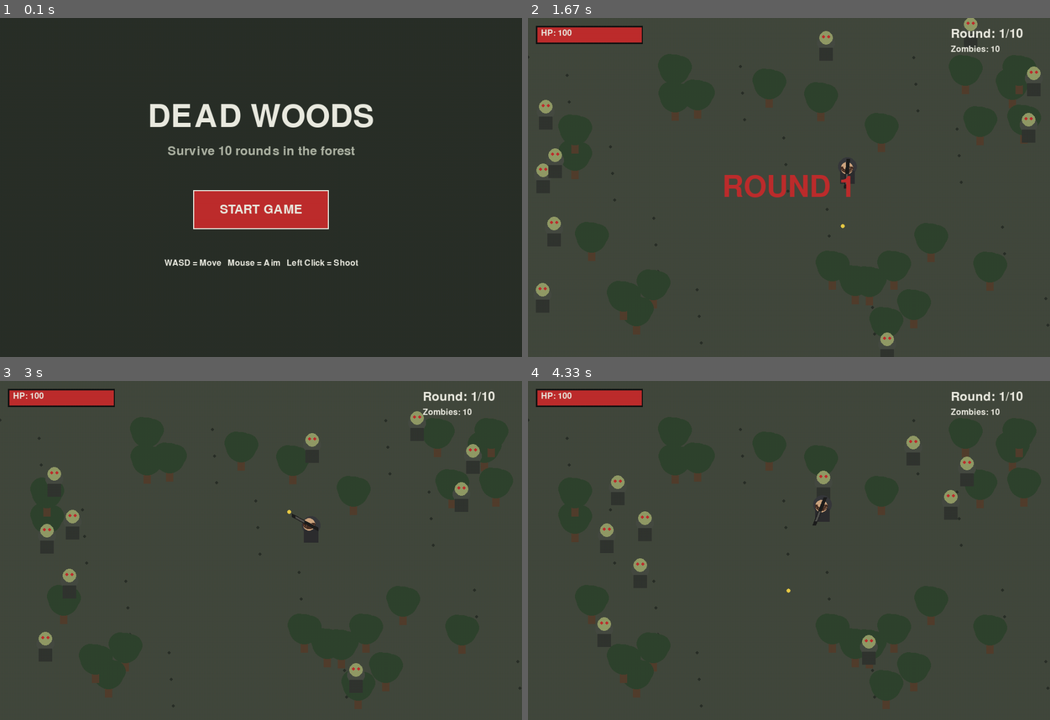
Above: before the commit, frames 1-4 (two rows, left to right).
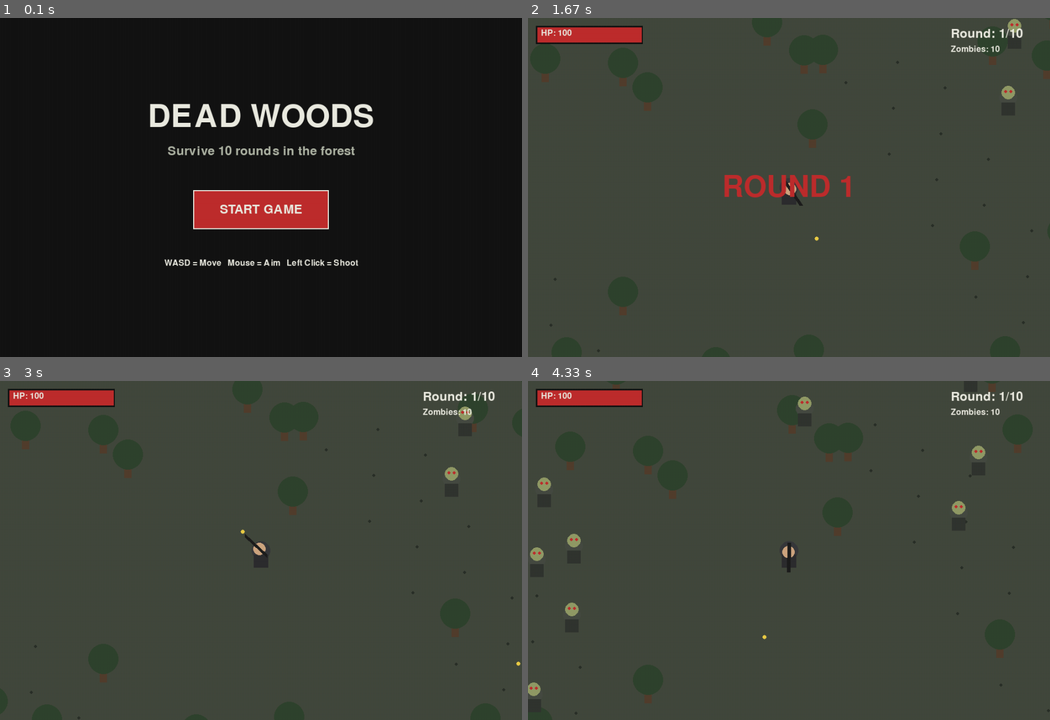
Above: after the commit, the same moments.

Repository: nhdoelpawiro/pygame-zombie-shooter
Game: pygame game, started from game.py
Same seed, same stepped clock (60 frames per second), same inputs: the game is played once before the commit and once after it.
Inputs (mouse positions are in pixels of both pictures, inside the frame that each line leads up to):
- Up to frame 1 (0.1 s): no input
- Up to frame 2 (1.67 s): click "START GAME" at 0.38 s; click (956, 177) at 0.72 s; hold D 1-1.47 s; click (789, 211) at 1.08 s; hold W from 1.5 s (still down); click (841, 262) at 1.58 s
- Up to frame 3 (3 s): release W at 1.8 s; hold D 1.83-2.3 s; click (99, 628) at 1.92 s; hold A 2.33-2.87 s; click (454, 669) at 2.42 s; hold S from 2.9 s (still down); click (125, 425) at 2.98 s
- Up to frame 4 (4.33 s): release S at 3.2 s; hold A 3.23-3.63 s; click (663, 482) at 3.32 s; hold W 3.67-4.03 s; click (762, 638) at 3.75 s; hold D from 4.07 s (still down); click (789, 591) at 4.15 s

The runs differ from the first frame. In frame 1, 95% of the frame differs, in the area x 0-100%, y 0-100%; in frame 2, 1.4%; in frame 3, 1.6%; in frame 4, 2.0%.

Commit message:
seperated map, changed game logic

Diff:
--- a/game.py
+++ b/game.py
@@ -2,17 +2,15 @@
 import random
 import math
 
+from map import make_forest, draw_forest
+
 pygame.init()
-W, H = 1000, 650
-screen = pygame.display.set_mode((W, H))
+
+WIDTH, HEIGHT = 1000, 650
+screen = pygame.display.set_mode((WIDTH, HEIGHT))
 pygame.display.set_caption("Dead Woods")
 clock = pygame.time.Clock()
 
-# Colors
-GREEN = (67, 72, 61)
-DARK = (42, 48, 41)
-TREE = (48, 68, 46)
-TRUNK = (82, 62, 45)
 WHITE = (235, 235, 225)
 RED = (190, 45, 45)
 BLACK = (20, 20, 20)
@@ -21,182 +19,296 @@
 font = pygame.font.Font(None, 36)
 big_font = pygame.font.Font(None, 90)
 small_font = pygame.font.Font(None, 24)
-
-player = pygame.Vector2(W // 2, H // 2)
+player = pygame.Vector2(0, 160)
+camera = pygame.Vector2(0, 160)
+
 speed = 4
 health = 100
 round_no = 1
+
 zombies = []
 bullets = []
 trees = []
+
 round_timer = 0
 shoot_timer = 0
+
 game_started = False
 game_over = False
 
 
-def make_forest():
-    trees.clear()
-    while len(trees) < 25:
-        x = random.randint(40, W - 40)
-        y = random.randint(90, H - 40)
-        if not (330 < x < 670 and 190 < y < 470):
-            trees.append((x, y))
-
-
 def new_zombie():
     side = random.choice(["top", "bottom", "left", "right"])
+
     if side == "top":
-        pos = (random.randint(0, W), -30)
+        x = player.x + random.randint(-700, 700)
+        y = player.y - 600
+
     elif side == "bottom":
-        pos = (random.randint(0, W), H + 30)
+        x = player.x + random.randint(-700, 700)
+        y = player.y + 600
+
     elif side == "left":
-        pos = (-30, random.randint(70, H))
+        x = player.x - 600
+        y = player.y + random.randint(-400, 400)
+
     else:
-        pos = (W + 30, random.randint(70, H))
-
-    return {"pos": pygame.Vector2(pos),
-            "speed": random.uniform(.7, 1.2),
-            "hp": 2}
+        x = player.x + 600
+        y = player.y + random.randint(-400, 400)
+
+    return {
+        "pos": pygame.Vector2(x, y),
+        "speed": random.uniform(0.7, 1.2),
+        "hp": 2
+    }
 
 
 def start_round():
     global round_timer
+
     zombies.clear()
+
     amount = 10 + (round_no - 1) * 15
+
     for _ in range(amount):
         zombies.append(new_zombie())
+
     round_timer = 90
 
 
-def draw_forest():
-    screen.fill(GREEN)
-
-    for i in range(35):
-        x = (i * 83) % W
-        y = 75 + (i * 137) % (H - 85)
-        pygame.draw.circle(screen, DARK, (x, y), 3)
-
-    for x, y in trees:
-        pygame.draw.rect(screen, TRUNK, (x - 7, y + 10, 14, 35))
-        pygame.draw.circle(screen, TREE, (x, y), 29)
-        pygame.draw.circle(screen, TREE, (x - 10, y - 8), 22)
-        pygame.draw.circle(screen, TREE, (x + 12, y - 5), 21)
+def update_zombies():
+    global health
+
+    for zombie in zombies:
+        direction = player - zombie["pos"]
+
+        if direction.length() > 0:
+            direction.normalize_ip()
+            zombie["pos"] += direction * zombie["speed"]
+
+        # Zombie attacks player
+        if zombie["pos"].distance_to(player) < 28:
+            health -= 1
+            zombie["pos"] -= direction * 8
+
+
+def draw_zombies():
+    for zombie in zombies:
+        pos = zombie["pos"] - camera
+        pos += pygame.Vector2(WIDTH // 2, HEIGHT // 2)
+
+        # don't draw zombies outside of screen
+        if (
+            pos.x < -100
+            or pos.x > WIDTH + 100
+            or pos.y < -100
+            or pos.y > HEIGHT + 100
+        ):
+            continue
+
+        ## drawing the zombie
+        pygame.draw.circle(
+            screen,
+            (70, 75, 67),
+            pos,
+            17
+        )
+        pygame.draw.rect(
+            screen,
+            (50, 53, 49),
+            (pos.x - 13, pos.y + 9, 26, 25)
+        )
+        pygame.draw.circle(
+            screen,
+            (145, 155, 103),
+            (int(pos.x), int(pos.y - 10)),
+            13
+        )
+        pygame.draw.circle(
+            screen,
+            RED,
+            (int(pos.x - 5), int(pos.y - 12)),
+            3
+        )
+        pygame.draw.circle(
+            screen,
+            RED,
+            (int(pos.x + 5), int(pos.y - 12)),
+            3
+        )
+
+def update_player():
+    global player
+
+    keys = pygame.key.get_pressed()
+    movement = pygame.Vector2()
+
+    ## player movement
+    if keys[pygame.K_w]:
+        movement.y -= 1
+    if keys[pygame.K_s]:
+        movement.y += 1
+    if keys[pygame.K_a]:
+        movement.x -= 1
+    if keys[pygame.K_d]:
+        movement.x += 1
+    if movement.length() > 0:
+        movement.normalize_ip()
+        player += movement * speed
+
+    # Keep player inside map
+    player.x = max(-1000, min(1000, player.x))
+    player.y = max(-800, min(800, player.y))
+
+    camera.update(player)
 
 
 def draw_player():
     mouse = pygame.Vector2(pygame.mouse.get_pos())
-    direction = mouse - player
+    center = pygame.Vector2(WIDTH // 2, HEIGHT // 2)
+
+    direction = mouse - center
+
     if direction.length() == 0:
         direction = pygame.Vector2(1, 0)
+
     direction.normalize_ip()
 
-    pygame.draw.circle(screen, (55, 57, 60), player, 18)
-    pygame.draw.rect(screen, (45, 45, 48),
-                     (player.x - 14, player.y + 8, 28, 25))
-
-    head = player + direction * 4
-    pygame.draw.circle(screen, (206, 166, 128), head, 12)
-    pygame.draw.arc(screen, (70, 45, 35),
-                    (head.x - 12, head.y - 13, 24, 22),
-                    math.pi, math.pi * 2, 5)
-
-    # Simple M4
-    pygame.draw.line(screen, (30, 30, 30),
-                     player - direction * 15,
-                     player + direction * 42, 7)
-    pygame.draw.line(screen, (80, 80, 78),
-                     player + direction * 15,
-                     player + direction * 34, 4)
-
-
-def draw_zombies():
-    for z in zombies:
-        p = z["pos"]
-        pygame.draw.circle(screen, (70, 75, 67), p, 17)
-        pygame.draw.rect(screen, (50, 53, 49),
-                         (p.x - 13, p.y + 9, 26, 25))
-        pygame.draw.circle(screen, (145, 155, 103),
-                           (int(p.x), int(p.y - 10)), 13)
-        pygame.draw.circle(screen, RED, (int(p.x - 5), int(p.y - 12)), 3)
-        pygame.draw.circle(screen, RED, (int(p.x + 5), int(p.y - 12)), 3)
-
+    pygame.draw.circle(
+        screen,
+        (55, 57, 60),
+        center,
+        18
+    )
+    pygame.draw.rect(
+        screen,
+        (45, 45, 48),
+        (
+            center.x - 14,
+            center.y + 8,
+            28,
+            25
+        )
+    )
+
+    head = center + direction * 4
+
+    pygame.draw.circle(
+        screen,
+        (206, 166, 128),
+        head,
+        12
+    )
+
+    pygame.draw.line(
+        screen,
+        (30, 30, 30),
+        center - direction * 15,
+        center + direction * 42,
+        7
+    )
 
 def shoot():
-    direction = pygame.Vector2(pygame.mouse.get_pos()) - player
+    center = pygame.Vector2(WIDTH // 2, HEIGHT // 2)
+
+    direction = pygame.Vector2(
+        pygame.mouse.get_pos()
+    ) - center
+
     if direction.length() == 0:
         return
+
     direction.normalize_ip()
+
     bullets.append({
         "pos": player + direction * 35,
         "vel": direction * 12
     })
 
 
-def update_player():
-    move = pygame.Vector2(0, 0)
-    keys = pygame.key.get_pressed()
-
-    if keys[pygame.K_w]:
-        move.y -= 1
-    if keys[pygame.K_s]:
-        move.y += 1
-    if keys[pygame.K_a]:
-        move.x -= 1
-    if keys[pygame.K_d]:
-        move.x += 1
-
-    if move.length() > 0:
-        move.normalize_ip()
-        player.x += move.x * speed
-        player.y += move.y * speed
-
-    player.x = max(25, min(W - 25, player.x))
-    player.y = max(75, min(H - 25, player.y))
-
-
 def update_bullets():
-    for b in bullets[:]:
-        b["pos"] += b["vel"]
-
-        if not screen.get_rect().collidepoint(b["pos"]):
-            bullets.remove(b)
+    for bullet in bullets[:]:
+        bullet["pos"] += bullet["vel"]
+
+        # remove bullets that go too far
+        if bullet["pos"].distance_to(player) > 1200:
+            bullets.remove(bullet)
             continue
 
-        for z in zombies[:]:
-            if b["pos"].distance_to(z["pos"]) < 20:
-                z["hp"] -= 1
-                bullets.remove(b)
-
-                if z["hp"] <= 0:
-                    zombies.remove(z)
+        # zombie collision check
+        for zombie in zombies[:]:
+            if bullet["pos"].distance_to(zombie["pos"]) < 20:
+                zombie["hp"] -= 1
+
+                bullets.remove(bullet)
+
+                if zombie["hp"] <= 0:
+                    zombies.remove(zombie)
+
                 break
 
 
-def update_zombies():
-    global health
-
-    for z in zombies:
-        direction = player - z["pos"]
-
-        if direction.length() > 0:
-            direction.normalize_ip()
-            z["pos"] += direction * z["speed"]
-
-        if z["pos"].distance_to(player) < 28:
-            health -= 1
-            z["pos"] -= direction * 8
-
+def draw_bullets():
+    for bullet in bullets:
+        pos = bullet["pos"] - camera
+        pos += pygame.Vector2(WIDTH // 2, HEIGHT // 2)
+
+        if (
+            -10 < pos.x < WIDTH + 10
+            and -10 < pos.y < HEIGHT + 10
+        ):
+            pygame.draw.circle(
+                screen,
+                YELLOW,
+                (int(pos.x), int(pos.y)),
+                4
+            )
 
 def draw_game_ui():
-    pygame.draw.rect(screen, BLACK, (15, 15, 205, 35))
-    pygame.draw.rect(screen, RED, (18, 18, max(0, health) * 2, 29))
-    screen.blit(small_font.render(f"HP: {health}", True, WHITE), (25, 21))
-
-    screen.blit(font.render(f"Round: {round_no}/10", True, WHITE),
-                (W - 190, 18))
-    screen.blit(small_font.render(f"Zombies: {len(zombies)}", True, WHITE),
-                (W - 190, 52))
+
+    # health bar
+    pygame.draw.rect(
+        screen,
+        BLACK,
+        (15, 15, 205, 35)
+    )
+    pygame.draw.rect(
+        screen,
+        RED,
+        (
+            18,
+            18,
+            max(0, health) * 2,
+            29
+        )
+    )
+
+    screen.blit(
+        small_font.render(
+            f"HP: {health}",
+            True,
+            WHITE
+        ),
+        (25, 21)
+    )
+
+    screen.blit(
+        font.render(
+            f"Round: {round_no}/10",
+            True,
+            WHITE
+        ),
+        (WIDTH - 190, 18)
+    )
+
+    screen.blit(
+        small_font.render(
+            f"Zombies: {len(zombies)}",
+            True,
+            WHITE
+        ),
+        (WIDTH - 190, 52)
+    )
 
 
 def draw_round():
@@ -205,61 +317,169 @@
 
     progress = 1 - round_timer / 90
     size = int(55 + progress * 35)
-    f = pygame.font.Font(None, size)
-    text = f.render(f"ROUND {round_no}", True, RED)
-    screen.blit(text, text.get_rect(center=(W // 2, H // 2)))
-
+
+    round_font = pygame.font.Font(None, size)
+
+    text = round_font.render(
+        f"ROUND {round_no}",
+        True,
+        RED
+    )
+
+    screen.blit(
+        text,
+        text.get_rect(
+            center=(WIDTH // 2, HEIGHT // 2)
+        )
+    )
 
 def menu():
-    screen.fill(DARK)
-
-    title = big_font.render("DEAD WOODS", True, WHITE)
-    screen.blit(title, title.get_rect(center=(W // 2, 190)))
-
-    sub = font.render("Survive 10 rounds in the forest",
-                      True, (175, 180, 165))
-    screen.blit(sub, sub.get_rect(center=(W // 2, 255)))
-
-    button = pygame.Rect(W // 2 - 130, 330, 260, 75)
-    pygame.draw.rect(screen, RED, button)
-    pygame.draw.rect(screen, WHITE, button, 2)
-
-    text = font.render("START GAME", True, WHITE)
-    screen.blit(text, text.get_rect(center=button.center))
+    screen.fill(BLACK)
+
+    title = big_font.render(
+        "DEAD WOODS",
+        True,
+        WHITE
+    )
+
+    screen.blit(
+        title,
+        title.get_rect(
+            center=(WIDTH // 2, 190)
+        )
+    )
+
+    subtitle = font.render(
+        "Survive 10 rounds in the forest",
+        True,
+        (175, 180, 165)
+    )
+
+    screen.blit(
+        subtitle,
+        subtitle.get_rect(
+            center=(WIDTH // 2, 255)
+        )
+    )
+
+    button = pygame.Rect(
+        WIDTH // 2 - 130,
+        330,
+        260,
+        75
+    )
+
+    pygame.draw.rect(
+        screen,
+        RED,
+        button
+    )
+
+    pygame.draw.rect(
+        screen,
+        WHITE,
+        button,
+        2
+    )
+
+    text = font.render(
+        "START GAME",
+        True,
+        WHITE
+    )
+
+    screen.blit(
+        text,
+        text.get_rect(
+            center=button.center
+        )
+    )
 
     controls = small_font.render(
         "WASD = Move   Mouse = Aim   Left Click = Shoot",
-        True, WHITE)
-    screen.blit(controls, controls.get_rect(center=(W // 2, 470)))
+        True,
+        WHITE
+    )
+
+    screen.blit(
+        controls,
+        controls.get_rect(
+            center=(WIDTH // 2, 470)
+        )
+    )
+
     return button
 
 
 def end_screen():
-    screen.fill(DARK)
+    screen.fill(BLACK)
 
     if health <= 0:
-        title = big_font.render("YOU DIED", True, RED)
+        title = big_font.render(
+            "YOU DIED",
+            True,
+            RED
+        )
     else:
-        title = big_font.render("YOU SURVIVED!", True, WHITE)
-
-    screen.blit(title, title.get_rect(center=(W // 2, 220)))
-
-    button = pygame.Rect(W // 2 - 130, 320, 260, 70)
-    pygame.draw.rect(screen, RED, button)
-    text = font.render("PLAY AGAIN", True, WHITE)
-    screen.blit(text, text.get_rect(center=button.center))
+        title = big_font.render(
+            "YOU SURVIVED!",
+            True,
+            WHITE
+        )
+
+    screen.blit(
+        title,
+        title.get_rect(
+            center=(WIDTH // 2, 220)
+        )
+    )
+
+    button = pygame.Rect(
+        WIDTH // 2 - 130,
+        320,
+        260,
+        70
+    )
+
+    pygame.draw.rect(
+        screen,
+        RED,
+        button
+    )
+
+    text = font.render(
+        "PLAY AGAIN",
+        True,
+        WHITE
+    )
+
+    screen.blit(
+        text,
+        text.get_rect(
+            center=button.center
+        )
+    )
+
     return button
 
 
 def reset_game():
-    global health, round_no, game_over, shoot_timer
+    global health, round_no
+    global game_over, shoot_timer
+
     health = 100
     round_no = 1
     game_over = False
     shoot_timer = 0
-    player.update(W // 2, H // 2)
+
+    player.update(0, 160)
+    camera.update(player)
+
     bullets.clear()
-    make_forest()
+
+    trees.clear()
+    trees.extend(make_forest())
+
     start_round()
 
 
@@ -270,35 +490,44 @@
 while running:
     clock.tick(60)
 
+    # Events
     for event in pygame.event.get():
+
         if event.type == pygame.QUIT:
             running = False
 
         if event.type == pygame.MOUSEBUTTONDOWN:
+
+            # Start game
             if not game_started and start_button:
                 if start_button.collidepoint(event.pos):
                     game_started = True
                     reset_game()
 
+            # Shoot
             elif game_started and not game_over:
                 if event.button == 1 and shoot_timer <= 0:
                     shoot()
                     shoot_timer = 10
 
+            # Restart
             elif game_over and restart_button:
                 if restart_button.collidepoint(event.pos):
                     reset_game()
 
+    # Main menu
     if not game_started:
         start_button = menu()
         pygame.display.flip()
         continue
 
+    # Game over screen
     if game_over:
         restart_button = end_screen()
         pygame.display.flip()
         continue
 
+    # Update game
     update_player()
 
     if shoot_timer > 0:
@@ -307,31 +536,31 @@
     update_bullets()
     update_zombies()
 
+    # game stops if player dies
     if health <= 0:
         game_over = True
 
+    # round timer
     if round_timer > 0:
         round_timer -= 1
 
-    # When every zombie is dead, start the next round.
+    # start next round
     if not zombies and round_timer <= 0:
+
         if round_no < 10:
             round_no += 1
             start_round()
         else:
             game_over = True
 
-    draw_forest()
+    draw_forest(screen, trees, camera)
     draw_zombies()
-
-    for b in bullets:
-        pygame.draw.circle(screen, YELLOW,
-                           (int(b["pos"].x), int(b["pos"].y)), 4)
-
+    draw_bullets()
     draw_player()
     draw_game_ui()
     draw_round()
 
     pygame.display.flip()
 
+
 pygame.quit()
--- /dev/null
+++ b/map.py
@@ -0,0 +1,83 @@
+import pygame
+import random
+
+## map colors
+GREEN = (67, 72, 61)
+DARK = (42, 48, 41)
+TREE = (48, 68, 46)
+TRUNK = (82, 62, 45)
+
+WIDTH = 1000
+HEIGHT = 650
+
+## create trees
+def make_forest():
+    trees = []
+
+    for _ in range(100):
+        ## spawn trees at a random x and y range
+        x = random.randint(-1000, 1000)
+        y = random.randint(-800, 800)
+
+        # don't spawn trees near the player
+        if -180 < x < 180 and 0 < y < 300:
+            continue
+
+        trees.append((x, y))
+
+    return trees
+
+## make the map (forest)
+def draw_forest(screen, trees, camera):
+    screen.fill(GREEN)
+
+    # ground details
+    for i in range(100):
+        x = (i * 83) % 2000 - 1000
+        y = (i * 137) % 1600 - 800
+
+        screen_x = x - camera.x + WIDTH // 2
+        screen_y = y - camera.y + HEIGHT // 2
+
+        if (
+            0 < screen_x < WIDTH
+            and 60 < screen_y < HEIGHT
+        ):
+            pygame.draw.circle(
+                screen,
+                DARK,
+                (int(screen_x), int(screen_y)),
+                3
+            )
+
+    # trees
+    for x, y in trees:
+        screen_x = x - camera.x + WIDTH // 2
+        screen_y = y - camera.y + HEIGHT // 2
+
+        # don't create trees outside of screen
+        if (
+            screen_x < -70
+            or screen_x > WIDTH + 70
+            or screen_y < -70
+            or screen_y > HEIGHT + 70
+        ):
+            continue
+
+        # trunk and leaves
+        pygame.draw.rect(
+            screen,
+            TRUNK,
+            (
+                screen_x - 7,
+                screen_y + 10,
+                14,
+                35
+            )
+        )
+        pygame.draw.circle(
+            screen,
+            TREE,
+            (int(screen_x), int(screen_y)),
+            29
+        )
